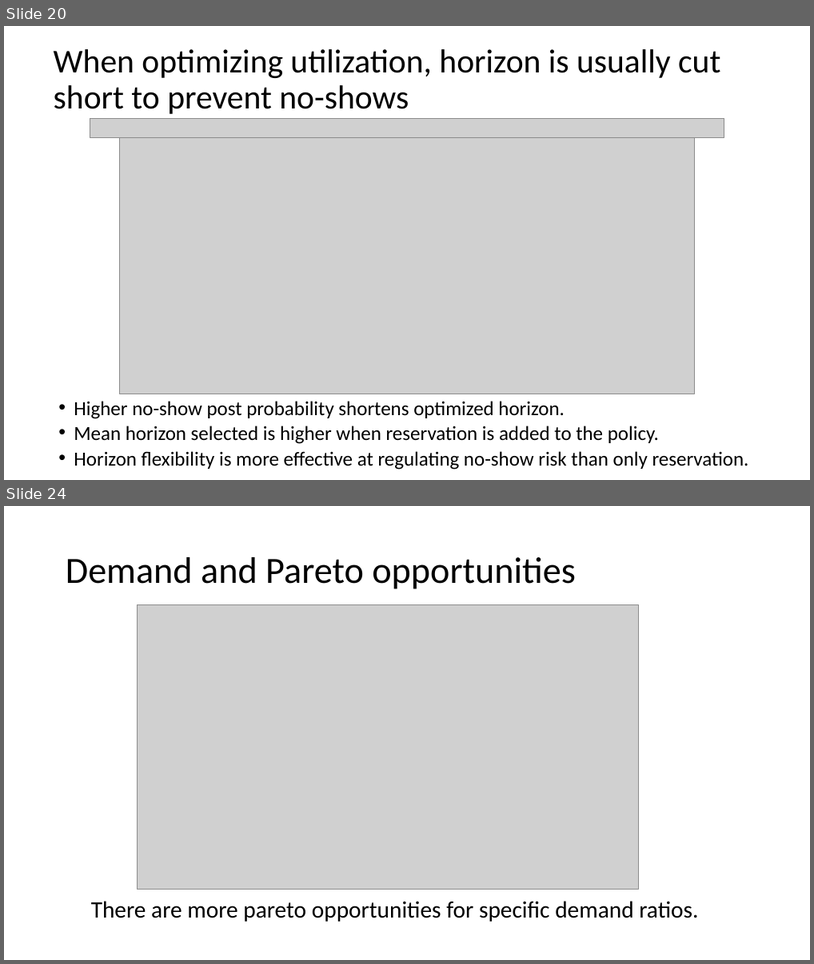
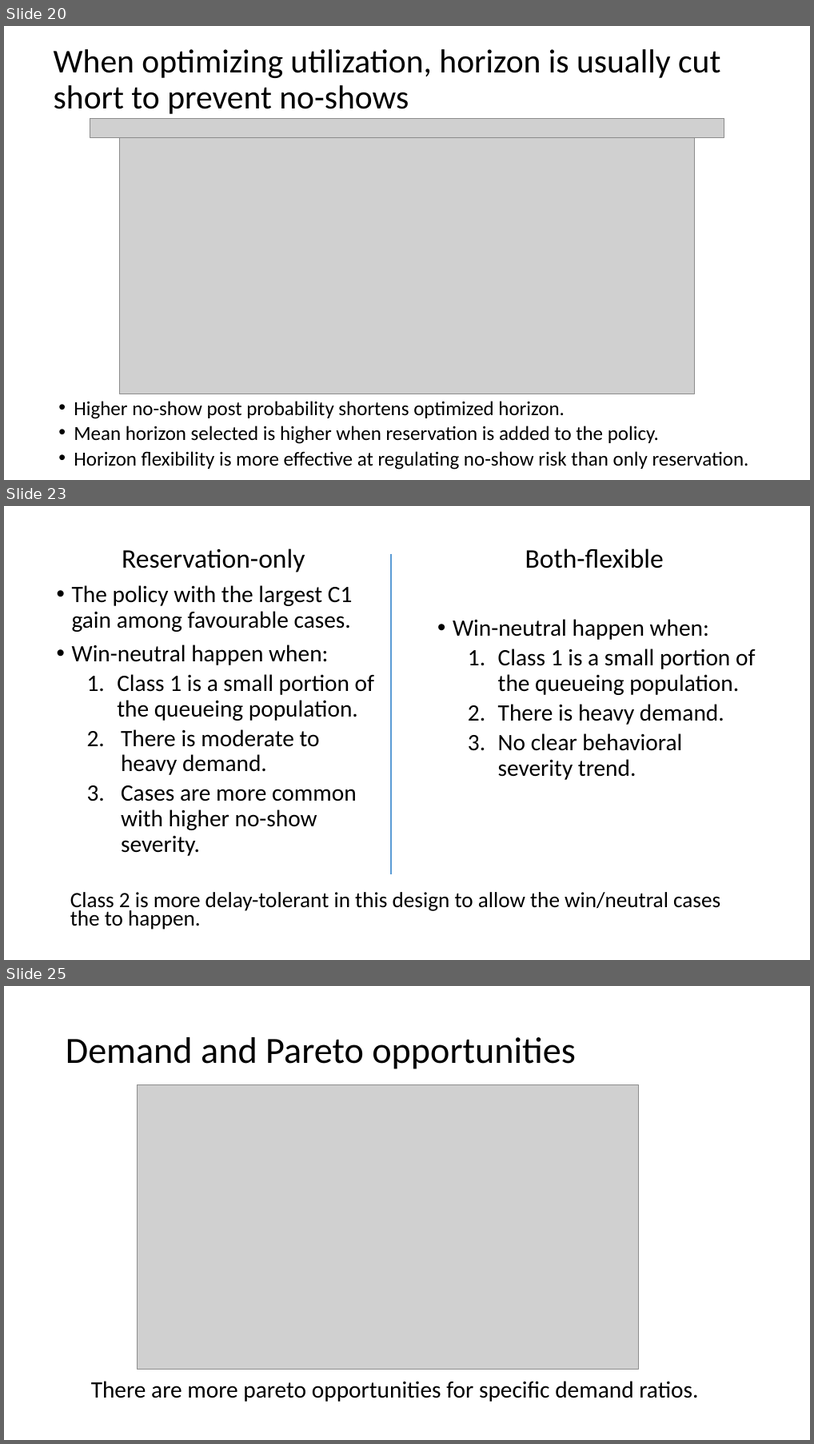
Before and after one commit to YcartXin/CUIMC-Appointment-Simulation, a slide deck: presentation/FCFS Presentation.pptx. Shown one above the other, each under a label of ours: slides 20 and 24 before the commit, slides 20, 23 and 25 after it; the slides between them are not shown. The pictures are 814x964 and 814x1444 pixels, drawn with LibreOffice and Linux fonts; fonts in the diff are those of the drawing; grey boxes stand for pictures. Boxes give left, top, right and bottom in pixels: in the first picture for what was removed or moved away, otherwise in the second. Text is boxed around its words. In the diff, an @@ line names an element or a change of style, - is before the commit and + after.

```diff
--- a/presentation/FCFS Presentation.pptx
+++ b/presentation/FCFS Presentation.pptx
@@ slide 23 added at box(4, 506, 810, 960), background #FFFFFF @@
@@ text added at box(72, 548, 374, 856), 28 pt, text #000000 @@
+Reservation-only
+• The policy with the largest C1 gain among favourable cases.
+• Win-neutral happen when:
+  1. Class 1 is a small portion of the queueing population.
+  2. There is moderate to heavy demand.
+  3. Cases are more common with higher no-show severity.
@@ text added at box(453, 548, 755, 780), 28 pt, text #000000 @@
+Both-flexible
+• Win-neutral happen when:
+  1. Class 1 is a small portion of the queueing population.
+  2. There is heavy demand.
+  3. No clear behavioral severity trend.
@@ line added from (391, 554) to (391, 875), #5B9BD5 2.25 pt @@
@@ text added at box(70, 892, 721, 929), 25.9 pt, text #000000 @@
+Class 2 is more delay-tolerant in this design to allow the win/neutral cases the to happen.
@@ what was slide 24 is now slide 25 @@
```
Also in this commit, not shown: 3 slides changed, 5 other files.
